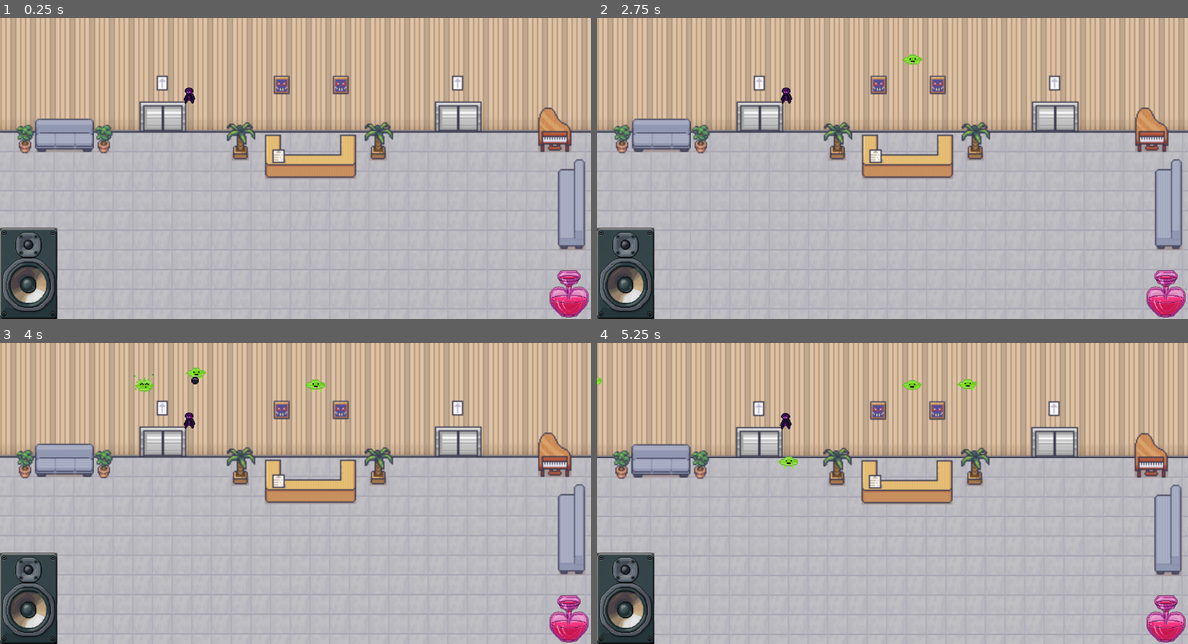
Above: before the commit, frames 1-4 (two rows, left to right).
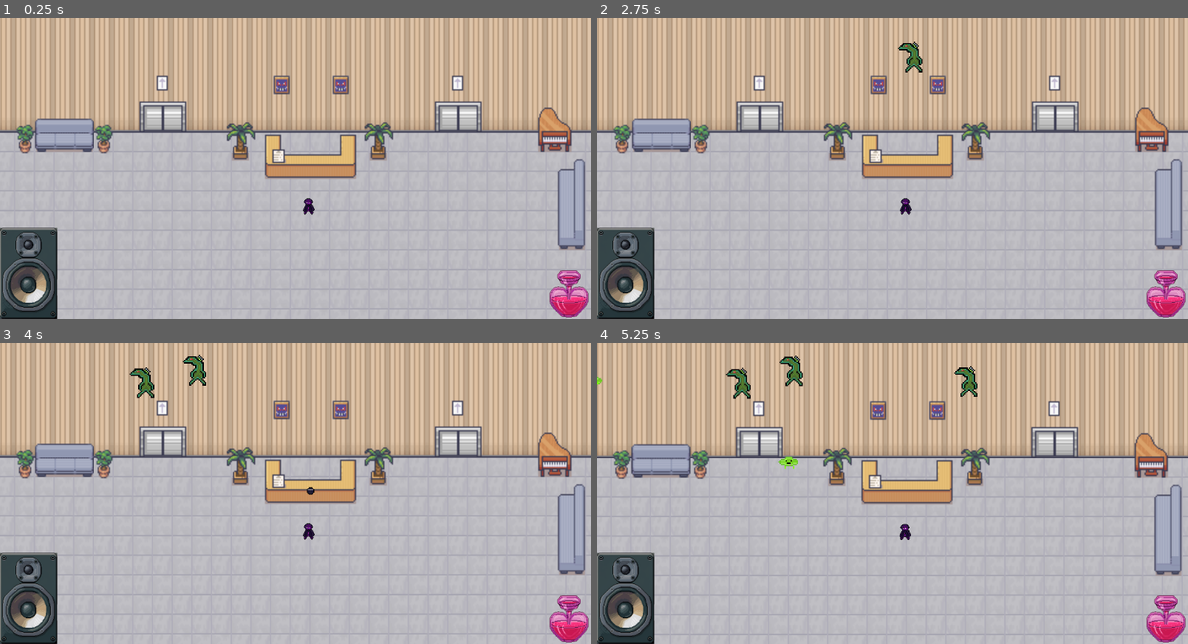
Above: after the commit, the same moments.

Repository: Raconteur37/Rhythm-Runner
Game: Godot game, scene res://Scenes/game.tscn
Same seed, same stepped clock (60 frames per second), same inputs: the game is played once before the commit and once after it.
Inputs:
- Up to frame 1 (0.25 s): no input
- Up to frame 2 (2.75 s): tap Enter at 0.5 s; tap Space at 0.77, 1.52 s
- Up to frame 3 (4 s): tap Space at 3.02, 3.77 s
- Up to frame 4 (5.25 s): tap Space at 4.52 s

The runs differ from the first frame. In frame 1, 0.2% of the frame differs, in the area x 31-54%, y 23-66%; in frame 2, 0.4%; in frame 3, 0.8%; in frame 4, 0.9%, in the area x 21-65%, y 4-66%.

Commit message:
Created new enemy type and cleaned code

Diff:
--- /dev/null
+++ b/Scenes/CharacterScenes/animation_timer.gd
@@ -0,0 +1,11 @@
+extends Timer
+
+
+# Called when the node enters the scene tree for the first time.
+func _ready() -> void:
+	wait_time =
+
+
+# Called every frame. 'delta' is the elapsed time since the previous frame.
+func _process(delta: float) -> void:
+	pass
--- /dev/null
+++ b/Scenes/CharacterScenes/cool_lizard.gd
@@ -0,0 +1,18 @@
+extends CharacterBody2D
+
+@onready var projectile = preload("res://Scenes/Projectiles/cool_lizard_projectile.tscn")
+
+func _physics_process(delta: float) -> void:
+	pass
+
+
+func onDeath():
+	queue_free()
+
+
+func _on_attack_timer_timeout() -> void:
+	var proj = projectile.instantiate()
+	proj.position = position
+	proj.target = get_parent().get_parent().find_child("Player")
+	proj.varVelocity = (proj.target.position - position).normalized()
+	get_parent().add_child(proj)
--- /dev/null
+++ b/Scenes/CharacterScenes/cool_lizard.tscn
@@ -0,0 +1,51 @@
+[gd_scene load_steps=7 format=3 uid="uid://00kh60thvtn0"]
+
+[ext_resource type="Script" path="res://Scenes/CharacterScenes/cool_lizard.gd" id="1_8gr15"]
+[ext_resource type="Texture2D" uid="uid://lqxip3qbdod5" path="res://Sprites/Enemies/CoolLizardIdle-Sheet.png" id="1_a6weo"]
+
+[sub_resource type="AtlasTexture" id="AtlasTexture_nlc3o"]
+atlas = ExtResource("1_a6weo")
+region = Rect2(0, 0, 32, 32)
+
+[sub_resource type="AtlasTexture" id="AtlasTexture_2q08m"]
+atlas = ExtResource("1_a6weo")
+region = Rect2(32, 0, 32, 32)
+
+[sub_resource type="SpriteFrames" id="SpriteFrames_qqh78"]
+animations = [{
+"frames": [{
+"duration": 1.0,
+"texture": SubResource("AtlasTexture_nlc3o")
+}, {
+"duration": 1.0,
+"texture": SubResource("AtlasTexture_2q08m")
+}],
+"loop": true,
+"name": &"default",
+"speed": 5.0
+}]
+
+[sub_resource type="CapsuleShape2D" id="CapsuleShape2D_ak6w6"]
+radius = 8.0
+height = 26.0
+
+[node name="CharacterBody2D" type="CharacterBody2D"]
+texture_filter = 1
+position = Vector2(262, 144)
+script = ExtResource("1_8gr15")
+
+[node name="AnimatedSprite2D" type="AnimatedSprite2D" parent="."]
+scale = Vector2(4, 4)
+sprite_frames = SubResource("SpriteFrames_qqh78")
+autoplay = "default"
+frame = 1
+frame_progress = 0.255811
+
+[node name="CollisionShape2D" type="CollisionShape2D" parent="."]
+shape = SubResource("CapsuleShape2D_ak6w6")
+
+[node name="AttackTimer" type="Timer" parent="."]
+wait_time = 5.0
+autostart = true
+
+[connection signal="timeout" from="AttackTimer" to="." method="_on_attack_timer_timeout"]
--- /dev/null
+++ b/Scenes/Projectiles/cool_lizard_projectile.gd
@@ -0,0 +1,18 @@
+extends CharacterBody2D
+
+@export var SPEED = 600
+var varVelocity = Vector2(0,0)
+
+var target : CharacterBody2D
+
+func _ready() -> void:
+	rotate(position.angle_to_point(target.position))
+
+
+func _physics_process(delta: float) -> void:
+
+	position += varVelocity * (delta * SPEED)
+
+	if position.distance_to(target.global_position) < 25:
+		target.wasHit() # Works for now since target is always the player
+		queue_free()
--- /dev/null
+++ b/Scenes/Projectiles/cool_lizard_projectile.tscn
@@ -0,0 +1,22 @@
+[gd_scene load_steps=4 format=3 uid="uid://da17s7sqfeklo"]
+
+[ext_resource type="Texture2D" uid="uid://53u0ftqt7xd7" path="res://Sprites/Projectiles/CoolLizzardProjectile.png" id="1_gceds"]
+[ext_resource type="Script" path="res://Scenes/Projectiles/cool_lizard_projectile.gd" id="1_nrrwm"]
+
+[sub_resource type="RectangleShape2D" id="RectangleShape2D_6sqfu"]
+size = Vector2(32, 11)
+
+[node name="CharacterBody2D" type="CharacterBody2D"]
+position = Vector2(132, 44)
+script = ExtResource("1_nrrwm")
+
+[node name="Sprite2D" type="Sprite2D" parent="."]
+texture_filter = 1
+position = Vector2(0, 2)
+rotation = -3.13953
+scale = Vector2(2.5, 2.5)
+texture = ExtResource("1_gceds")
+
+[node name="CollisionShape2D" type="CollisionShape2D" parent="."]
+position = Vector2(0, 1.5)
+shape = SubResource("RectangleShape2D_6sqfu")
--- a/Scenes/WaveManager.gd
+++ b/Scenes/WaveManager.gd
@@ -18,7 +18,7 @@
 	if (floor == 1):
 		match wave:
 			1:
-				enemyMap = {"AcidPuddle" : 20}
+				enemyMap = {"AcidPuddle" : 20, "CoolLizard" : 5}
 
 
 func spawnEnemiesFromMap(amount : int):
@@ -41,6 +41,13 @@
 			enemiesAlive.append(enemy)
 			enemy.position = generateRandomObsticlePosition()
 			add_child(enemy)
+		"CoolLizard":
+			var enemy = preload("res://Scenes/CharacterScenes/cool_lizard.tscn")
+			enemy = enemy.instantiate()
+			enemiesAlive.append(enemy)
+			enemy.position = generateRandomObsticlePosition()
+			add_child(enemy)
+
 
 func generateRandomObsticlePosition():
 	var aPosition = Vector2(randf_range(-20,1300),randf_range(85,500))
--- a/Scenes/game.tscn
+++ b/Scenes/game.tscn
@@ -4461,6 +4461,7 @@
 grow_horizontal = 2
 
 [node name="CinematicTop" type="TextureRect" parent="PlayerUI/Control"]
+layout_mode = 0
 offset_left = -1537.0
 offset_top = -2.0
 offset_right = -1473.0
@@ -4484,6 +4485,7 @@
 
 [node name="CinematicBottom" type="TextureRect" parent="PlayerUI/Control2"]
 visibility_layer = 2
+layout_mode = 0
 offset_left = -1561.0
 offset_top = -96.0
 offset_right = -1497.0
@@ -4535,10 +4537,9 @@
 position = Vector2(529, 36)
 scale = Vector2(3.12, 3.18809)
 stream = ExtResource("5_1kjxo")
-autoplay = true
 
 [node name="Player" parent="." instance=ExtResource("1_s8f1b")]
-position = Vector2(619, 255)
+position = Vector2(1007, 616)
 
 [node name="GameCamera" type="Camera2D" parent="."]
 position = Vector2(964, 494)
@@ -4547,7 +4548,7 @@
 [node name="BoundaryBody" type="StaticBody2D" parent="."]
 
 [node name="BottomBoundary" type="CollisionShape2D" parent="BoundaryBody"]
-position = Vector2(998, 1049)
+position = Vector2(1000, 1178)
 scale = Vector2(6.68, 5.76)
 shape = SubResource("WorldBoundaryShape2D_atn11")
 
@@ -4564,7 +4565,7 @@
 shape = SubResource("WorldBoundaryShape2D_047oh")
 
 [node name="TopBoundary" type="CollisionShape2D" parent="BoundaryBody"]
-position = Vector2(591, -394)
+position = Vector2(592, -520)
 rotation = -3.1376
 scale = Vector2(4.65007, 1.27105)
 shape = SubResource("WorldBoundaryShape2D_r1pfq")
--- a/Scenes/player.tscn
+++ b/Scenes/player.tscn
@@ -7,7 +7,7 @@
 radius = 44.7214
 
 [node name="Player" type="CharacterBody2D"]
-position = Vector2(482, 340)
+position = Vector2(482, 337)
 scale = Vector2(0.5, 0.5)
 script = ExtResource("1_a1knw")
 
Binary file added: Sprites/Enemies/CoolLizardIdle-Sheet.png
Not shown, added: Sprites/Enemies/CoolLizardIdle-Sheet.png.import
Binary file added: Sprites/Projectiles/CoolLizzardProjectile.png
Not shown, added: Sprites/Projectiles/CoolLizzardProjectile.png.import
